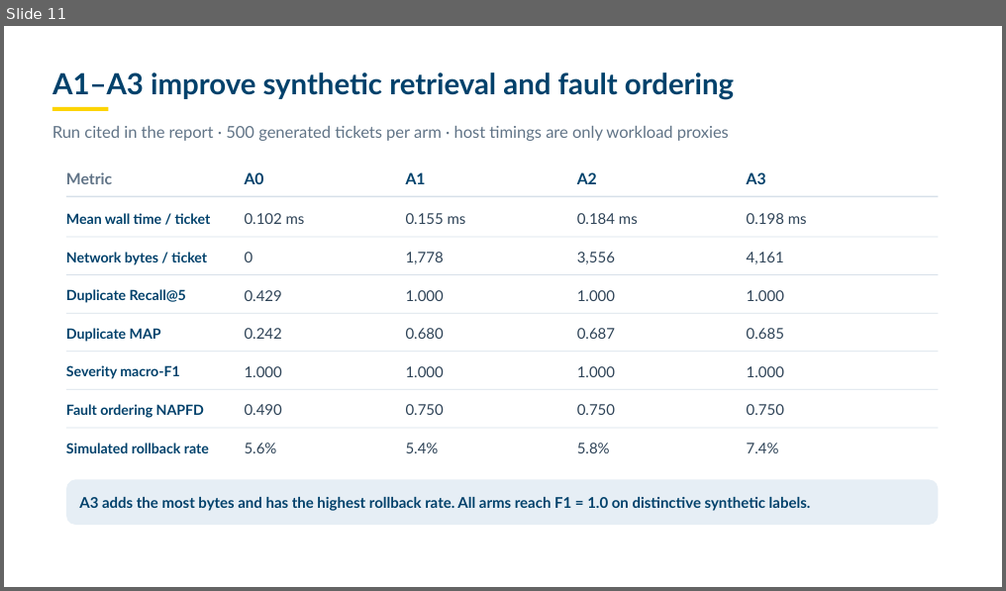
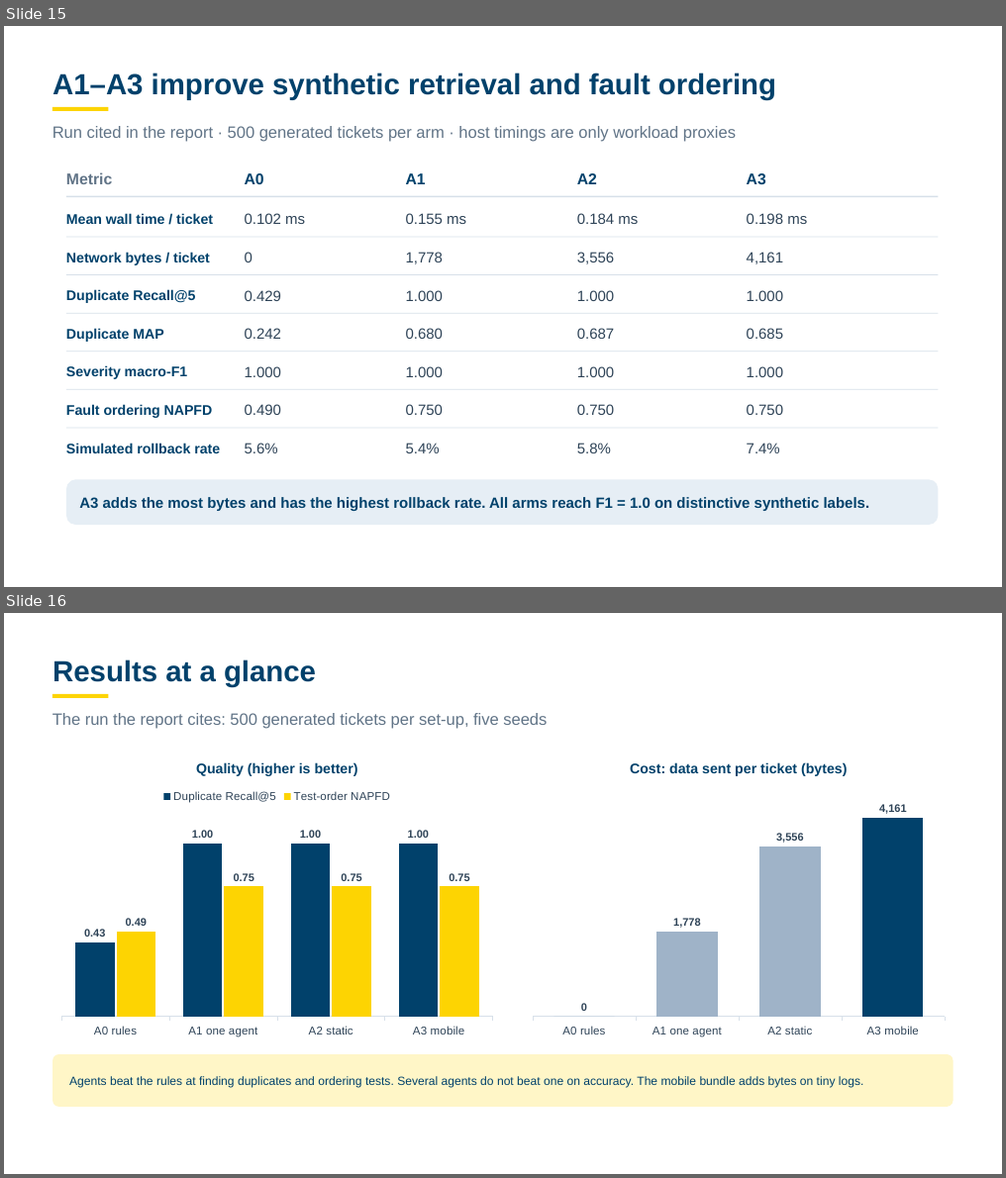
Before and after one commit to zidanarsyad/t2d-mas, a slide deck: deliverables/T2D-MAS-Program-Explainer-v3-UGM.pptx. Shown one above the other, each under a label of ours: slide 11 before the commit, slides 15 and 16 after it. The pictures are 1006x591 and 1006x1178 pixels, drawn with LibreOffice and Linux fonts; fonts in the diff are those of the drawing; background and template pictures are left out. Boxes give left, top, right and bottom in pixels: in the first picture for what was removed or moved away, otherwise in the second. Text is boxed around its words. In the diff, an @@ line names an element or a change of style, - is before the commit and + after.

```diff
--- a/deliverables/T2D-MAS-Program-Explainer-v3-UGM.pptx
+++ b/deliverables/T2D-MAS-Program-Explainer-v3-UGM.pptx
@@ slide 16 added at (4,613,1002,1174), background picture (left out) @@
@@ title added at (53,660,316,687), 28 pt, text #01416B, bold @@
+Results at a glance
@@ rectangle added at (53,694,109,697), fill #FDD402 @@
@@ text added at (53,713,547,729), 15.8 pt, text #617487 @@
+The run the report cites: 500 generated tickets per set-up, five seeds
@@ column chart added at (53,748,502,1044) @@
+title "Quality (higher is better)"
+categories: A0 rules, A1 one agent, A2 static, A3 mobile
+Duplicate Recall@5: 0.43, 1, 1, 1
+Test-order NAPFD: 0.49, 0.75, 0.75, 0.75
@@ column chart added at (525,748,953,1044) @@
+title "Cost: data sent per ticket (bytes)"
+categories: A0 rules, A1 one agent, A2 static, A3 mobile
+Series 1: 0, 1778, 3556, 4161
@@ rounded rectangle added at (53,1055,953,1107), fill #FFF6C7, 11.5 pt, text #01416B @@
+Agents beat the rules at finding duplicates and ordering tests. Several agents do not beat one on accuracy. The mobile bundle adds bytes on tiny logs.
@@ what was slide 11 is now slide 15 @@
@@ slide 15 changed as well @@
@@ font Lato to Arial in 39 elements at (53,73,776,100), (53,126,736,142), (66,173,112,184), (66,213,213,224), (245,213,305,224), (406,213,466,224), (577,213,638,224), (746,213,807,224), (66,252,210,266), (245,252,252,263), (406,252,443,265), (577,252,614,265), (746,252,783,265), (66,289,195,303), (245,290,281,301), (406,290,443,301), (577,290,614,301), (746,290,783,301), (66,328,163,342), (245,328,281,339), (406,328,443,339), (577,328,614,339), (746,328,783,339), (66,366,188,379), (245,367,281,377), (406,367,443,377), (577,367,614,377), (746,367,783,377), (66,404,213,418), (245,404,281,415), (406,404,443,415), (577,404,614,415), (746,404,783,415), (66,443,220,454), (245,443,278,454), (406,443,440,454), (577,443,611,454), (746,443,780,454), (79,497,870,511) @@
```
Also in this commit, not shown: 11 other slides changed, 7 other slides added, 3 slides removed, 2 other files.
